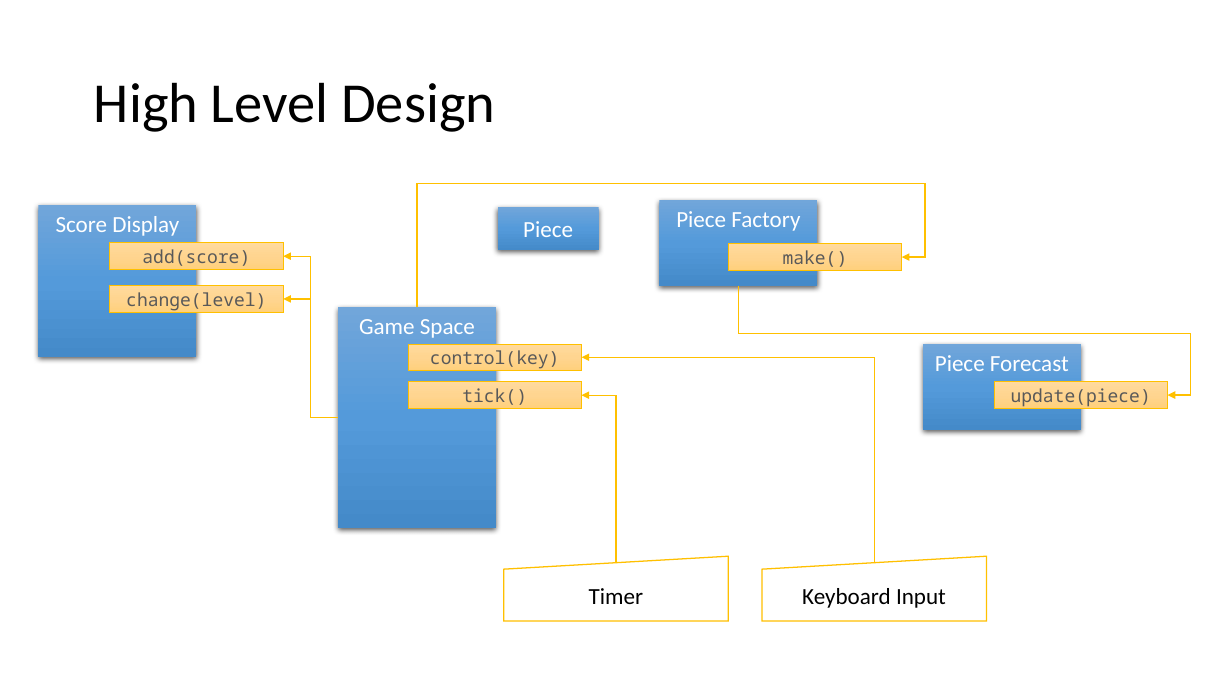
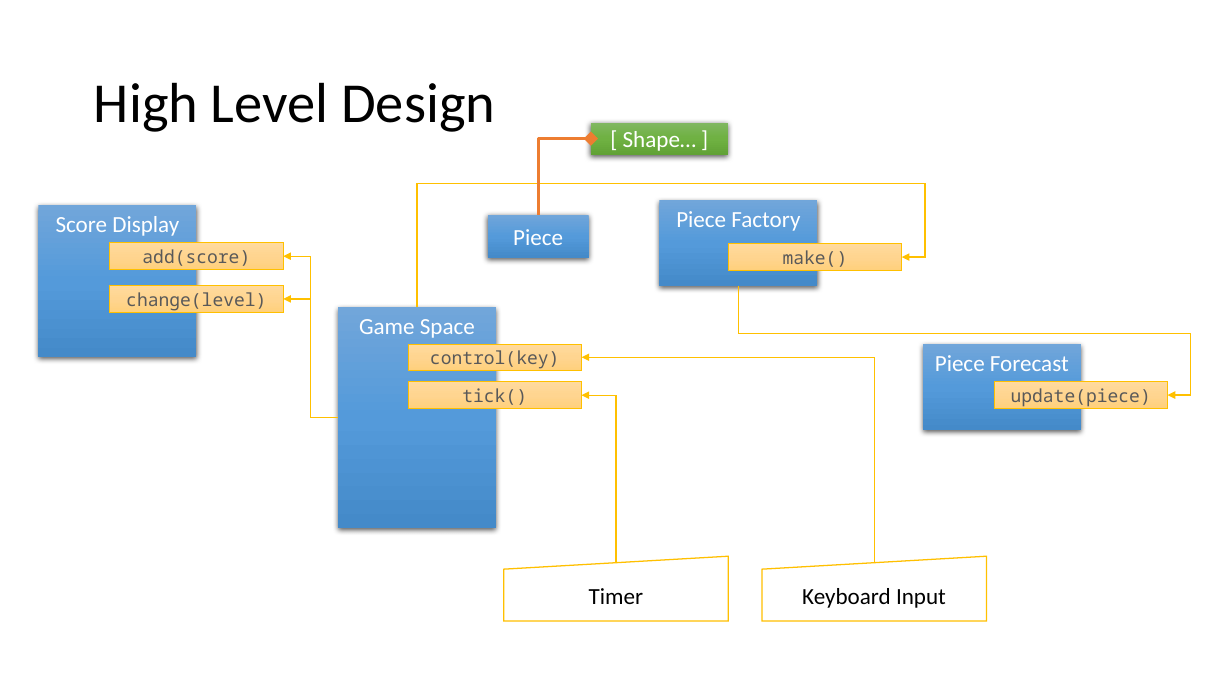
Before and after one commit to brianwhu/fun-in-js, a slide deck: slide 20 of documents/DataStructures.pptx. Drawn at 1232x693 pixels with LibreOffice and Linux fonts; fonts in the diff are those of the drawing. Boxes give left, top, right and bottom in pixels: in the first picture for what was removed or moved away, otherwise in the second. Text is boxed around its words. In the diff, an @@ line names an element or a change of style, - is before the commit and + after.

```diff
--- a/documents/DataStructures.pptx
+++ b/documents/DataStructures.pptx
@@ elbow arrow added from (538, 214) to (591, 139), #ED7D31 2.25 pt @@
@@ rectangle added at box(591, 123, 727, 155), fill gradient #81B861 to #6FB242 to #62A336, 18 pt, text #FFFFFF @@
+[ Shape… ]
@@ rectangle "Piece": place and size @@
-rectangle "Piece" at box(498, 207, 599, 250)
+rectangle "Piece" at box(488, 214, 589, 258)
```
Also in this commit, not shown: 1 other slide changed, 2 slides added, 9 other files.
